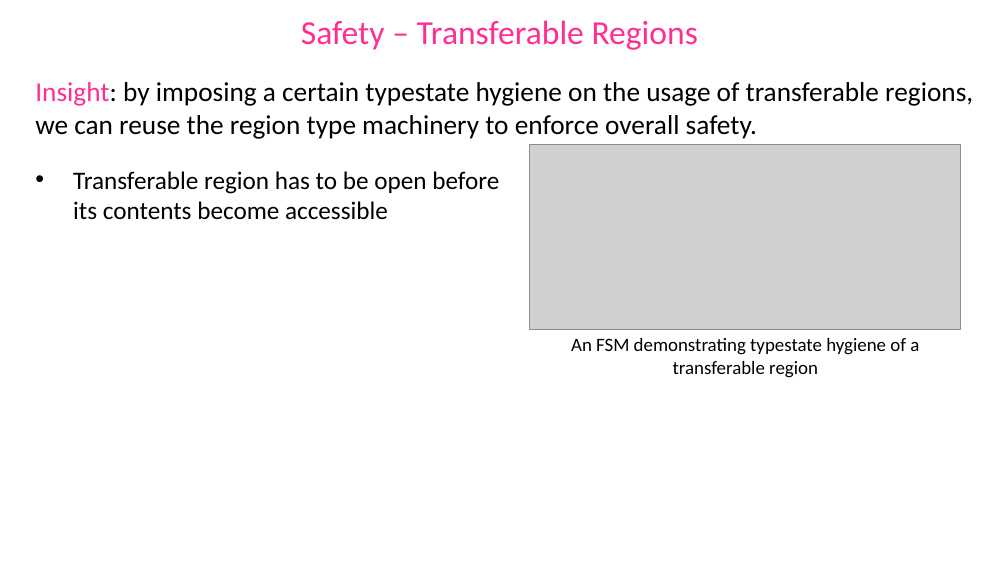
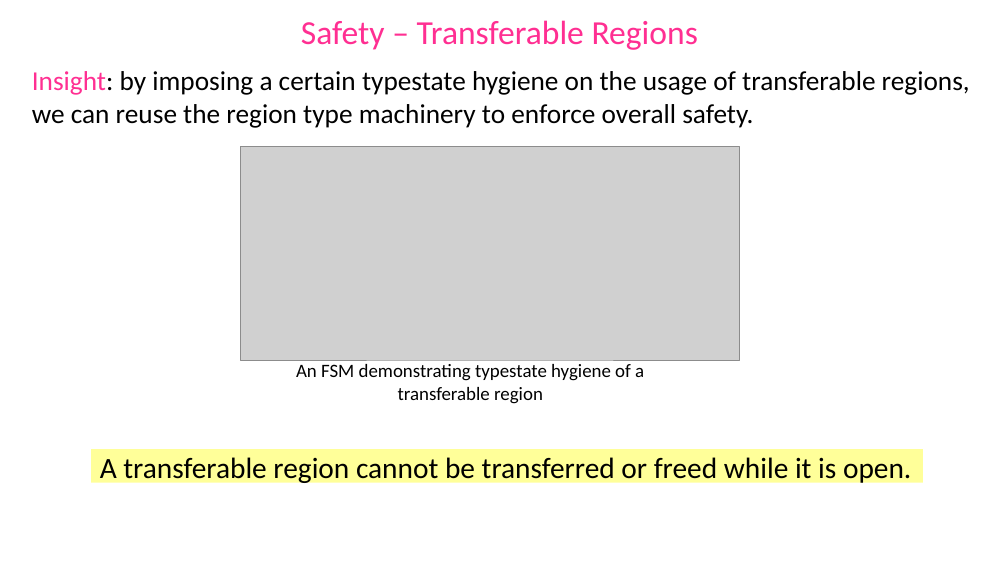
Before and after one commit to gowthamk/gowthamk.github.io, a slide deck: slide 19 of docs/ECOOP18.pptx. Drawn at 1008x567 pixels with LibreOffice and Linux fonts; fonts in the diff are those of the drawing; grey boxes stand for pictures. Boxes give left, top, right and bottom in pixels: in the first picture for what was removed or moved away, otherwise in the second. Text is boxed around its words. In the diff, an @@ line names an element or a change of style, - is before the commit and + after.

```diff
--- a/docs/ECOOP18.pptx
+++ b/docs/ECOOP18.pptx
@@ text "Insight: by imposing a certain ...": place and size @@
-text "Insight: by imposing a certain ..." at bbox=[35, 82, 973, 139]
+text "Insight: by imposing a certain ..." at bbox=[32, 71, 970, 128]
@@ picture: place and size @@
-picture at bbox=[529, 144, 960, 329]
+picture at bbox=[240, 147, 740, 360]
@@ text removed at bbox=[73, 171, 499, 220] @@
-• Transferable region has to be open before its contents become accessible
@@ text "An FSM demonstrating typestate hygiene ...": place and size @@
-text "An FSM demonstrating typestate hygiene ..." at bbox=[571, 338, 919, 378]
+text "An FSM demonstrating typestate hygiene ..." at bbox=[296, 364, 644, 404]
@@ rectangle added at bbox=[91, 449, 923, 482], fill #FFFF00 at 40% opacity @@
@@ text added at bbox=[100, 457, 911, 485], 28 pt, text #000000 @@
+A transferable region cannot be transferred or freed while it is open.
```
Also in this commit, not shown: 7 other slides changed, 4 slides added, 1 slide removed.
